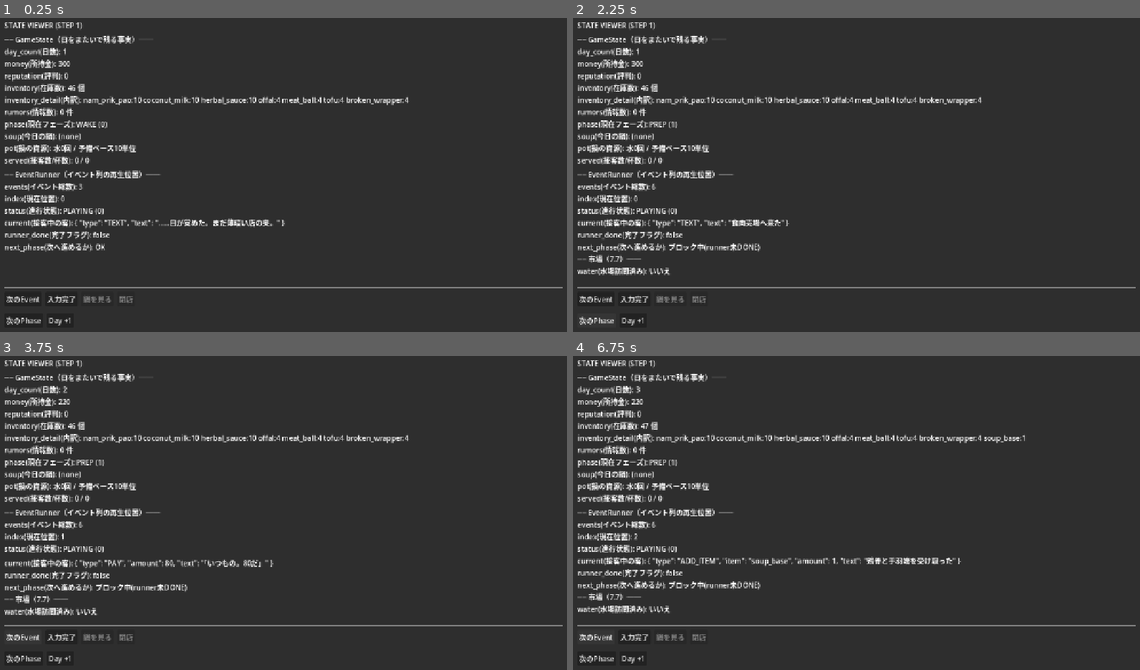
Above: before the commit, frames 1-4 (two rows, left to right).
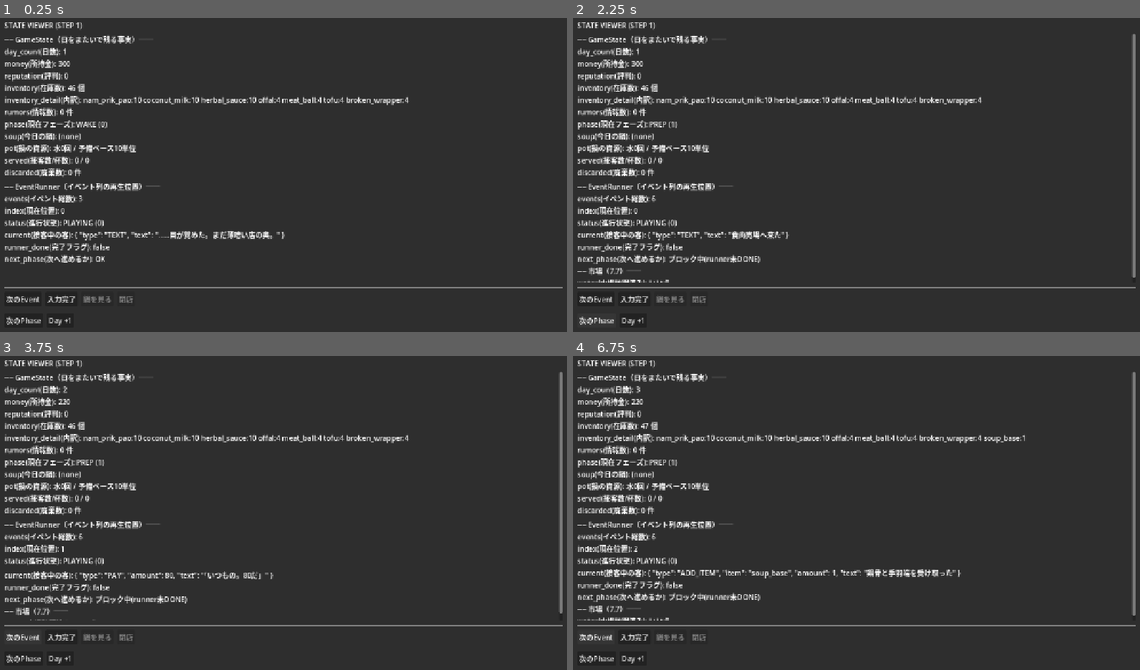
Above: after the commit, the same moments.

Repository: kimidorikame/Godot_Game01
Game: Godot game, scene res://scenes/debug_panel.tscn
The game is run twice, just before and just after one commit, with the same random seed, the same clock (stepped at 60 frames per second) and the same inputs.
Inputs:
- Up to frame 1 (0.25 s): no input
- Up to frame 2 (2.25 s): click "次のEvent" at 0.5 s; click "入力完了" at 1.25 s; click "次のPhase" at 2 s
- Up to frame 3 (3.75 s): click "Day +1" at 2.75 s; click "次のEvent" at 3.5 s
- Up to frame 4 (6.75 s): click "入力完了" at 4.25 s; click "次のPhase" at 5 s; click "Day +1" at 5.75 s; click "次のEvent" at 6.5 s

The runs differ from the first frame. In frame 1, 3.1% of the frame differs, in the area x 0-51%, y 47-79%; in frame 2, 4.0%; in frame 3, 4.1%; in frame 4, 4.7%, in the area x 0-100%, y 5-85%.

Commit message:
ADJUST中の椀廃棄と、具材消費のservings連動を実装
- [廃棄する]（ADJUST中に常時表示）：取り分けた一杯と選んだ具材を無駄にしてから、
  同じ客への椀を作り直す。judge_bowlは呼ばない＝判定・売上・評判は発生しない。
  EventRunnerはADJUSTに留まったまま（SERVE/REACTには一切触れない）なので、
  「optionsを持つEventは入力待ちで止まる」既存ルールは無改修。
  record_servedにはdiscarded:trueで残し、served(接客数/杯数)の集計からは除いて
  discarded(廃棄数)として別に見せる。
- consume_soupを0未満にならないようクランプ（廃棄を繰り返しても残量表示が
  マイナスにならないようにするため）。
- DESIGN.md 7.6「鍋 −人数分 / 具材 −人数分」の通り、ADJUSTで具材を選ぶたびに
  在庫をservings分（客の人数・杯数）まとめて消費するよう修正。これまでは
  1個ずつしか減っておらずモブ客（4人前など）で仕様と食い違っていた。
  在庫切れの無効化判定も「0以下」から「servings未満」に修正。

Co-Authored-By: Claude Sonnet 5 <noreply@anthropic.com>

Diff:
--- a/scripts/debug_panel.gd
+++ b/scripts/debug_panel.gd
@@ -56,6 +56,11 @@
 # 鍋モード（_pot_mode）と同じ「EventRunnerには触れないUIだけの入れ子」。
 # PREPに入るたびリセットする。
 var _market_shop := ""
+
+# 今の客の椀を何回廃棄したか（[廃棄する]で作り直すたびに+1）。客が替わる
+# （_load_current_customer）たびにリセットする一時状態。現在の椀自体はリセットで
+# 消えてしまうので、廃棄したという事実を別に持っておかないと計器盤から見えなくなる。
+var _bowl_discard_count := 0
 
 
 func _ready() -> void:
@@ -134,6 +139,7 @@
 ## いま接客中の客の Event 列を flow.runner に載せる。
 ## 客がいなければ空 runner（＝即 DONE）にして、OPEN を CLOSE へ進められる状態にする。
 func _load_current_customer() -> void:
+	_bowl_discard_count = 0   # 新しい客ごとにリセット（廃棄回数は客をまたがない）
 	if _open != null and _open.has_more():
 		flow.set_runner(Day1Events.customer_events(str(_open.current_customer())))
 	else:
@@ -168,13 +174,34 @@
 ## （DESIGN.md 9.5 STEP 13「EventRunner は味付け効果を処理しない」）。
 ## STEP 13/14 と違い、進めない（advanceしない）。3枠まで何度でも選べるようにするため、
 ## ADJUST から進むのは [入力完了]（提供）を押したときだけにする。
-## 7.7: 選ぶたびに在庫を1減らす。在庫切れ（ボタン側で無効化済みだが二重に防ぐ）なら何もしない。
+## 7.7: 選ぶたびに在庫を servings 分減らす（DESIGN.md 7.6「モブ客の仕様」：
+## 「鍋 −人数分 / 具材 −人数分」。1つの椀で servings 人分をまとめて作る以上、
+## 具材も鍋（consume_soup）と同じく人数分＝1人前の名前あり客なら1個のまま）。
+## 在庫切れ（ボタン側で無効化済みだが二重に防ぐ）なら何もしない。
 func _on_ingredient_selected(ingredient_id: String) -> void:
-	if int(GameState.inventory.get(ingredient_id, 0)) <= 0:
+	var servings := _current_servings()
+	if int(GameState.inventory.get(ingredient_id, 0)) < servings:
 		return
 	if _open != null:
 		_open.add_to_bowl(ingredient_id)
-	GameState.remove_inventory(ingredient_id, 1)
+	GameState.remove_inventory(ingredient_id, servings)
+	_refresh()
+
+
+## [廃棄する] のハンドラ。取り分けた一杯を無駄にしてから、**同じ客への椀を作り直す**
+## （客を進めない＝EventRunnerはADJUSTに留まったまま。SERVE/REACTには一切触れない
+## ので、EventRunnerの「optionsを持つEventは入力待ちで止まる」ルールは無傷）。
+## 判定・売上・評判は発生しない：judge_bowlを呼んでいない＝判定自体が無いため。
+## servingsは _current_servings()（REACTをまだ経由せず先読みする既存の仕組み）を使う。
+func _on_discard_pressed() -> void:
+	if _open == null:
+		return
+	var servings := _current_servings()
+	GameState.consume_soup(servings)
+	GameState.record_served({ "customer": str(_open.current_customer()), "sale": 0,
+		"servings": servings, "discarded": true })
+	_bowl_discard_count += 1
+	_open.reset_bowl()
 	_refresh()
 
 
@@ -554,17 +581,24 @@
 	var at_cap := false
 	if _open != null:
 		at_cap = _open.current_bowl.get("additions", []).size() >= OpenController.MAX_ADDITIONS
+	var servings := _current_servings()
 	for option in cur["options"]:
 		var opt_id: String = str(option.get("id", ""))
 		# 7.7: options は接客開始時に1回だけ組み立てた在庫のスナップショット（MARKETの
 		# enabledと同じく読むだけで書き換えない）。同じ接客中に選び尽くして0になる分は
 		# ここでライブの在庫数を見て無効化し直す（水場ボタンと同じ形）。
-		var out_of_stock: bool = int(GameState.inventory.get(opt_id, 0)) <= 0
+		# DESIGN.md 7.6「具材 −人数分」：1回選ぶと servings 個消費するので、
+		# servings に満たない残りしか無ければ押せない（黙って端数だけ消費させない）。
+		var out_of_stock: bool = int(GameState.inventory.get(opt_id, 0)) < servings
 		var btn := Button.new()
 		btn.text = str(option.get("label", opt_id if opt_id != "" else "?"))
 		btn.disabled = at_cap or out_of_stock
 		btn.pressed.connect(_on_ingredient_selected.bind(opt_id))
 		_options_row.add_child(btn)
+	# [廃棄する]：ADJUST中は常に押せる（枠が0〜3個どの状態でも／at_cap・在庫切れに
+	# 関係なく）。鍋モードの[戻る]・MARKETの[市場を出る]と同じ「今のモードに常駐する
+	# 専用ボタン」の扱い。
+	_add_pot_button("廃棄する", false, _on_discard_pressed)
 
 
 ## 動的なボタンを1つ並べる（鍋モード・市場の両方で使う汎用ヘルパー）。
@@ -603,8 +637,10 @@
 	#   soup       … 仕込んだ鍋と残量・濃さ。仕込み前はnone。翌日リセット
 	#   pot        … 鍋に足せる資源。水は今夜だけ（soupの中）、予備ベースは翌日へ持ち越す
 	#                 （GameState直下）。寿命が違うので soup とは行を分けている
-	#   served     … 接客数（served配列のsize）と杯数（servingsの合計）。翌日リセット
-	#                 7.6 で1回の接客が複数杯になったので、両方を出さないと誤読する
+	#   served     … 接客数と杯数（servingsの合計）。翌日リセット。どちらも廃棄
+	#                 （discarded:true）を除く＝客に何も出していないので混ぜない
+	#   discarded  … 廃棄した件数（廃棄機能の追加時に新設。servedとは別枠で見せる）
+	#                 7.6 で1回の接客が複数杯になったので、接客数と杯数は両方出さないと誤読する
 	# ラベルは「項目(意味): 値」の形。値の算出ロジックは変更していない。
 	var water_doses := 0
 	if GameState.soup != null:
@@ -620,18 +656,37 @@
 		"phase(現在フェーズ): %s (%d)" % [phase_name, GameState.phase],
 		"soup(今日の鍋): %s" % soup_text,
 		"pot(鍋の資源): 水%d回 / 予備ベース%d単位" % [water_doses, GameState.reserve_base_units],
-		"served(接客数/杯数): %d / %d" % [GameState.served.size(), _served_servings()],
+		"served(接客数/杯数): %d / %d" % [_served_count(), _served_servings()],
+		"discarded(廃棄数): %d 件" % _discarded_count(),
 	]))
 
 
-## 今夜出した杯数の合計（ServedRecord の servings を足す）。
-## served.size() は「接客イベント数」であって杯数ではない（モブ4人＝1接客4杯）。
+## 今夜出した接客数（served配列のうち discarded ではないものの件数）。
+func _served_count() -> int:
+	var count := 0
+	for record in GameState.served:
+		if record is Dictionary and not bool(record.get("discarded", false)):
+			count += 1
+	return count
+
+
+## 今夜出した杯数の合計（ServedRecord の servings を足す）。discarded は除く
+## （客に何も出していないので、sale・servingsの集計に混ぜない）。
 func _served_servings() -> int:
 	var total := 0
 	for record in GameState.served:
-		if record is Dictionary:
+		if record is Dictionary and not bool(record.get("discarded", false)):
 			total += int(record.get("servings", 1))
 	return total
+
+
+## 廃棄した件数（served配列のうち discarded:true のものの件数）。
+func _discarded_count() -> int:
+	var count := 0
+	for record in GameState.served:
+		if record is Dictionary and bool(record.get("discarded", false)):
+			count += 1
+	return count
 
 
 ## 在庫の合計個数（GameState.inventory は { id: 個数 } の辞書なので、
@@ -779,6 +834,10 @@
 		var in_bowl: bool = _open.current_bowl.get("has_favorite", false)
 		lines.append("favorite(好物): %s → %s" % [favorite, "入っている" if in_bowl else "入っていない"])
 	lines.append("judge(判定): %s" % judge_text)
+	# 廃棄回数（0回なら出さない）。椀自体は廃棄のたびに作り直されて消えるので、
+	# 「この客で何回作り直したか」は current_bowl とは別に _bowl_discard_count で持つ。
+	if _bowl_discard_count > 0:
+		lines.append("discard_count(この客での廃棄回数): %d回" % _bowl_discard_count)
 	var reaction := _current_reaction_text()
 	if reaction != "":
 		lines.append("reaction(反応): 【%s】%s" % [result, reaction])
--- a/scripts/game_state.gd
+++ b/scripts/game_state.gd
@@ -138,13 +138,13 @@
 
 ## 鍋から取り分けた分だけ残量を減らす入口（DESIGN.md 7.6）。
 ## apply_money と同じ方針で、受け側から soup を直接触らせない。
-## 今の段階では 0 未満にもなる。尽きたときの選択（断る／薄めて出す）は後の段階なので、
-## ここでは止めない。負の値が出れば「足りないのに出した」と計器盤で見えるので、
-## 次の段階を作るときの入口としてむしろ有用。
+## 0未満にはならないようクランプする（廃棄機能の追加時に決定：「残量-2杯」のような
+## 見た目の不自然さを避けるため。尽きた後に何度でも廃棄できてしまう点はあえて許容する
+## ＝稀なケースなので今は気にしない、という判断）。
 func consume_soup(servings: int) -> void:
 	if soup == null:
 		return
-	soup["remaining_servings"] = int(soup.get("remaining_servings", 0)) - servings
+	soup["remaining_servings"] = maxi(int(soup.get("remaining_servings", 0)) - servings, 0)
 
 
 ## 鍋を濃くする（DESIGN.md 7.6：時間帯が進むと煮詰まる）。上限で頭打ち。
--- a/scripts/open_controller.gd
+++ b/scripts/open_controller.gd
@@ -114,6 +114,14 @@
 	if current_bowl.additions.size() >= MAX_ADDITIONS:
 		return
 	current_bowl.additions.append(ingredient_id)
+
+
+## 椀を作り直す（[廃棄する]の後、同じ客へ再挑戦するため）。additionsを空にした
+## 新しい椀に差し替えるだけ＝_new_bowl()をそのまま使う。judge_bowlの結果（result等）も
+## 新しい椀には無いので、自動的に「判定前」の状態へ戻る。鍋の消費・記録は受け側
+## （DebugPanel._on_discard_pressed）が椀を作り直す前に済ませる。
+func reset_bowl() -> void:
+	current_bowl = _new_bowl(current_customer())
 
 
 ## 3枠に入れた具材だけの tags（DESIGN.md 9.5 STEP 17.6：判定に使うのはこちら）。
